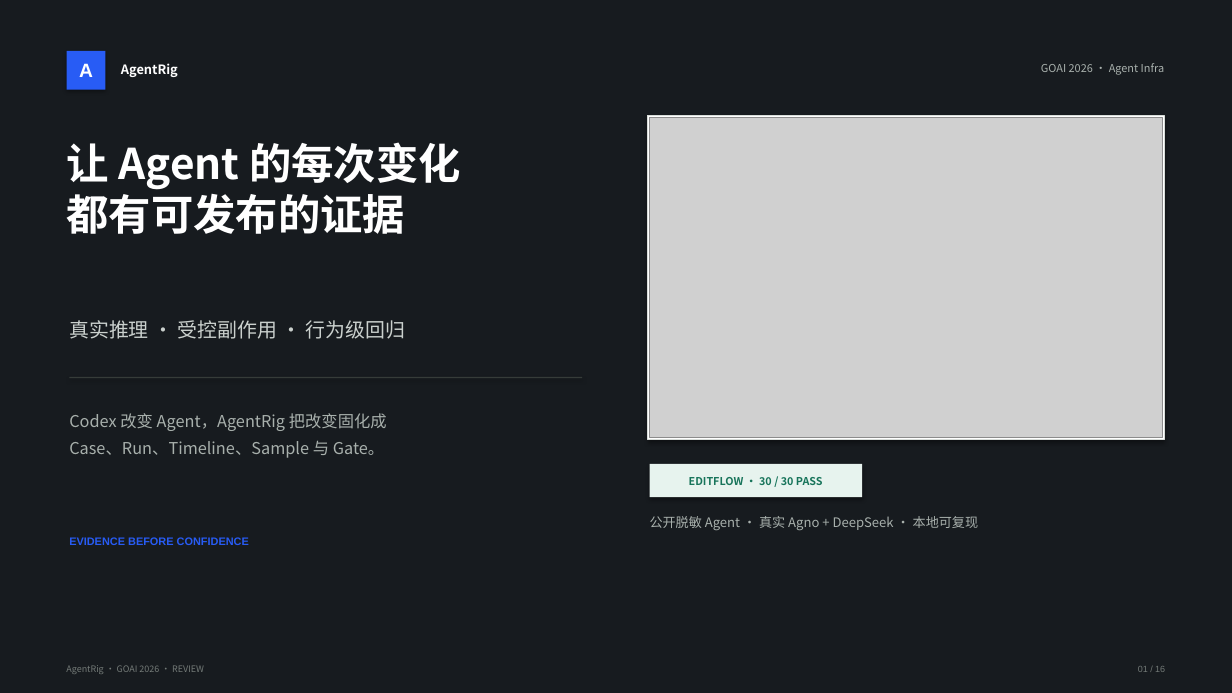
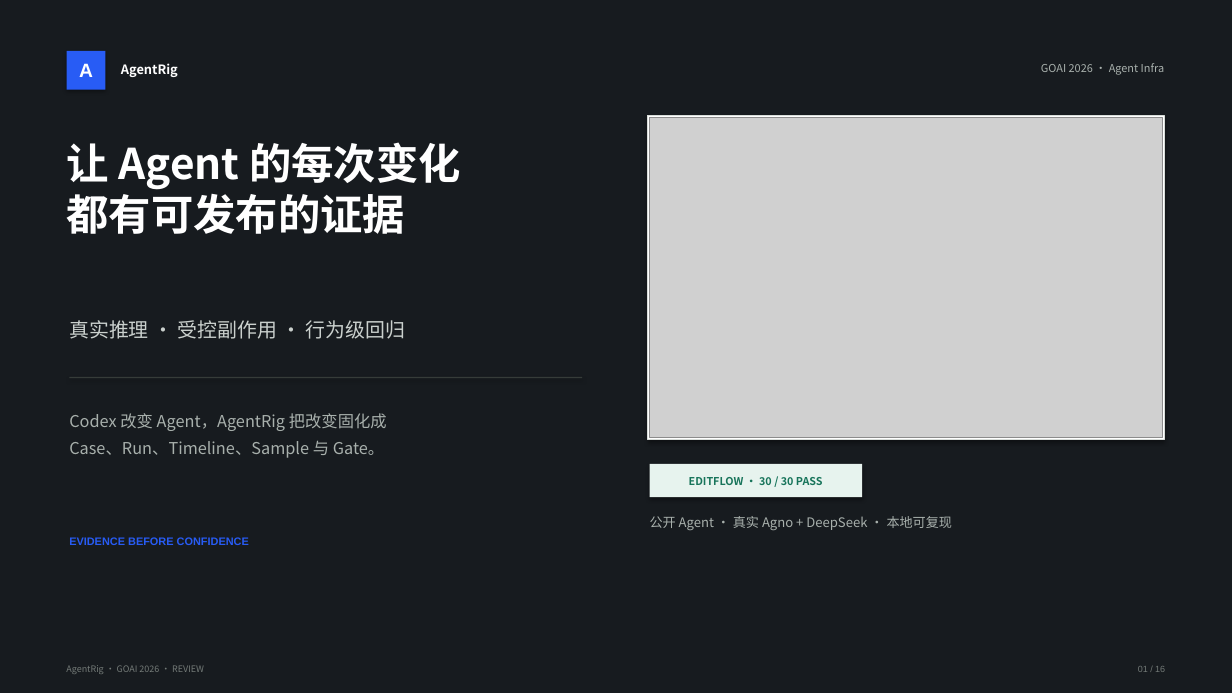
Before and after one commit to ChenCJ-io/agentrig, a slide deck: slide 1 of docs/competition/AgentRig-GOAI-2026-初赛方案.pptx. Drawn at 1232x693 pixels with LibreOffice and Linux fonts; fonts in the diff are those of the drawing; grey boxes stand for pictures. Boxes give left, top, right and bottom in pixels: in the first picture for what was removed or moved away, otherwise in the second. Text is boxed around its words. In the diff, an @@ line names an element or a change of style, - is before the commit and + after.

```diff
--- a/docs/competition/AgentRig-GOAI-2026-初赛方案.pptx
+++ b/docs/competition/AgentRig-GOAI-2026-初赛方案.pptx
@@ text at [650, 516, 952, 530]: text changed @@
-公开脱敏 Agent · 真实 Agno + DeepSeek · 本地可复现
+公开 Agent · 真实 Agno + DeepSeek · 本地可复现
```
Also in this commit, not shown: 2 other slides changed, 7 other files.
